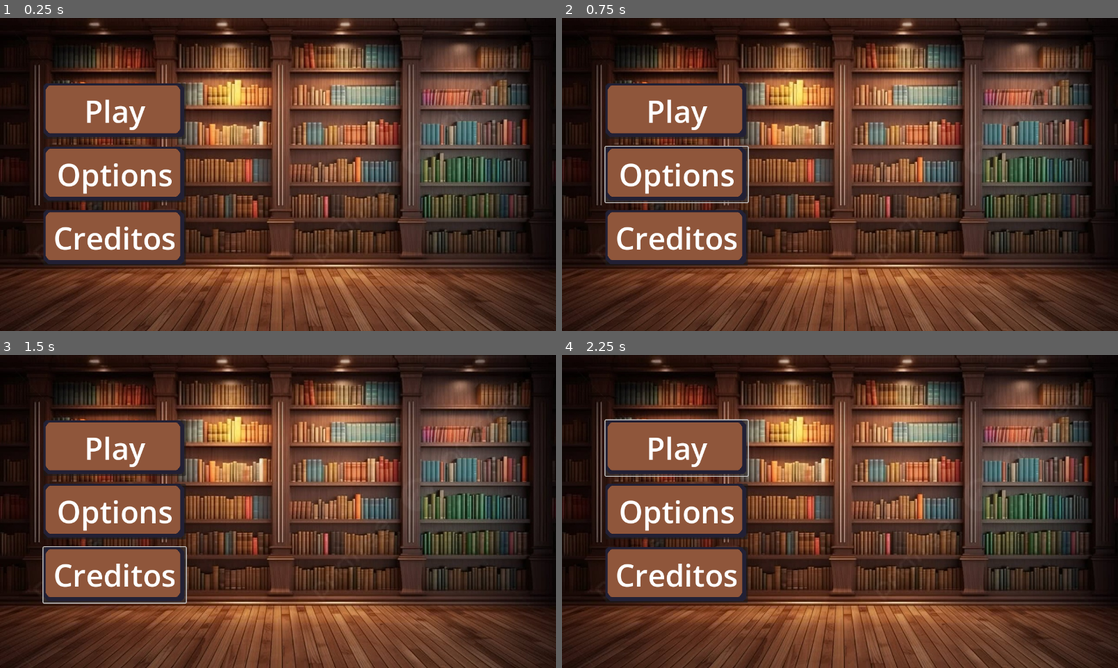
Above: before the commit, frames 1-4 (two rows, left to right).
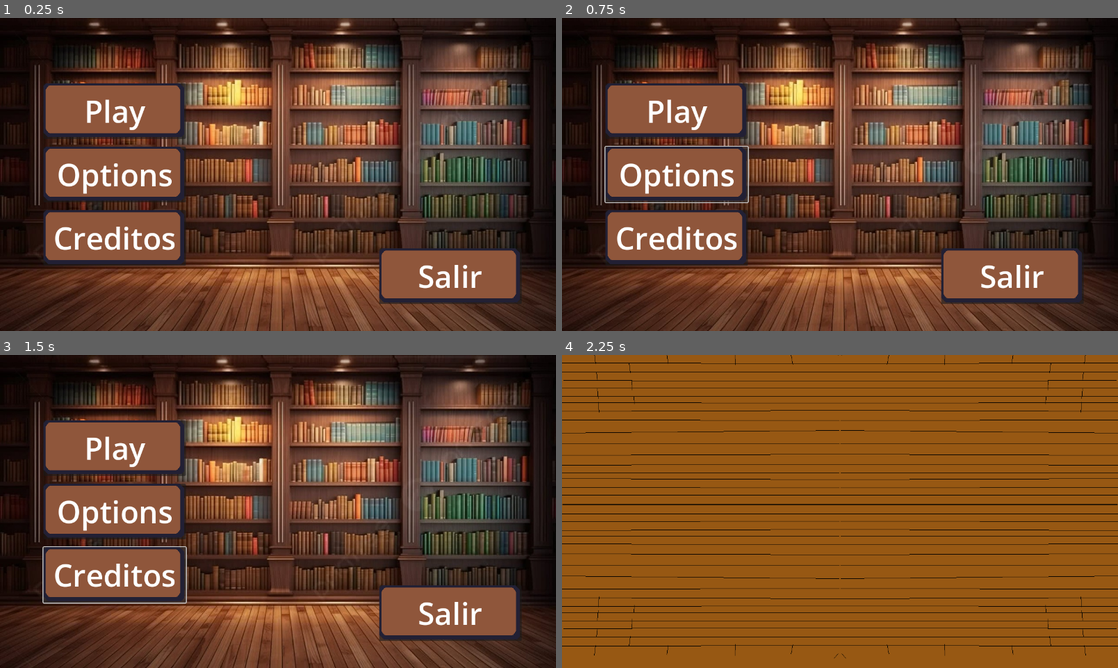
Above: after the commit, the same moments.

Repository: DnilsonAH/VolcanGameJam
Game: Godot game, scene res://Escenas/Menu/Menu.tscn
Two runs of this game, one before a commit and one after it. Both use one fixed random seed, a clock stepped at 60 frames per second and the inputs below.
Inputs:
- Up to frame 1 (0.25 s): no input
- Up to frame 2 (0.75 s): click "Options" at 0.5 s
- Up to frame 3 (1.5 s): click "Creditos" at 1.25 s
- Up to frame 4 (2.25 s): click "Play" at 2 s

The runs differ from the first frame. In frame 1, 3.8% of the frame differs, in the area x 68-94%, y 73-92%; in frame 2, 3.8%; in frame 3, 3.8%; in frame 4, 97%, in the area x 0-100%, y 0-100%.

Commit message:
Script del menu y nuevo boton de salir

Diff:
--- a/Escenas/Menu/Menu.tscn
+++ b/Escenas/Menu/Menu.tscn
@@ -1,6 +1,7 @@
-[gd_scene load_steps=3 format=3 uid="uid://cyxdq2bt4w2yi"]
+[gd_scene load_steps=4 format=3 uid="uid://cyxdq2bt4w2yi"]
 
 [ext_resource type="Texture2D" uid="uid://dc0gkjhb6sggt" path="res://Resources/Images/Fondos/Biblioteca-1280x720.jpeg" id="1_crth0"]
+[ext_resource type="Script" uid="uid://cf2d36hfpjmec" path="res://Escenas/Scripts/menu.gd" id="1_nwg6e"]
 [ext_resource type="Texture2D" uid="uid://ca1xvsvwjj2kj" path="res://Resources/Images/Buttons/BotonMenu.png" id="2_ookjv"]
 
 [node name="Menu" type="Control"]
@@ -11,6 +12,7 @@
 offset_bottom = -79.920044
 grow_horizontal = 2
 grow_vertical = 2
+script = ExtResource("1_nwg6e")
 
 [node name="TextureRect" type="TextureRect" parent="."]
 layout_mode = 0
@@ -19,7 +21,7 @@
 texture = ExtResource("1_crth0")
 stretch_mode = 5
 
-[node name="Button" type="Button" parent="."]
+[node name="Play" type="Button" parent="."]
 layout_mode = 1
 anchors_preset = 4
 anchor_top = 0.5
@@ -31,13 +33,13 @@
 grow_vertical = 2
 icon = ExtResource("2_ookjv")
 
-[node name="TextureRect" type="TextureRect" parent="Button"]
+[node name="TextureRect" type="TextureRect" parent="Play"]
 layout_mode = 0
 offset_right = 40.0
 offset_bottom = 40.0
 texture = ExtResource("2_ookjv")
 
-[node name="Label" type="Label" parent="Button"]
+[node name="Label" type="Label" parent="Play"]
 layout_mode = 1
 anchors_preset = 8
 anchor_left = 0.5
@@ -53,7 +55,7 @@
 theme_override_font_sizes/font_size = 70
 text = "Play"
 
-[node name="Button2" type="Button" parent="."]
+[node name="Options" type="Button" parent="."]
 layout_mode = 1
 anchors_preset = 4
 anchor_top = 0.5
@@ -65,13 +67,13 @@
 grow_vertical = 2
 icon = ExtResource("2_ookjv")
 
-[node name="TextureRect" type="TextureRect" parent="Button2"]
+[node name="TextureRect" type="TextureRect" parent="Options"]
 layout_mode = 0
 offset_right = 40.0
 offset_bottom = 40.0
 texture = ExtResource("2_ookjv")
 
-[node name="Label" type="Label" parent="Button2"]
+[node name="Label" type="Label" parent="Options"]
 layout_mode = 1
 anchors_preset = 8
 anchor_left = 0.5
@@ -87,7 +89,7 @@
 theme_override_font_sizes/font_size = 70
 text = "Options"
 
-[node name="Button3" type="Button" parent="."]
+[node name="Credits" type="Button" parent="."]
 layout_mode = 1
 anchors_preset = 4
 anchor_top = 0.5
@@ -99,13 +101,13 @@
 grow_vertical = 2
 icon = ExtResource("2_ookjv")
 
-[node name="TextureRect" type="TextureRect" parent="Button3"]
+[node name="TextureRect" type="TextureRect" parent="Credits"]
 layout_mode = 0
 offset_right = 40.0
 offset_bottom = 40.0
 texture = ExtResource("2_ookjv")
 
-[node name="Label" type="Label" parent="Button3"]
+[node name="Label" type="Label" parent="Credits"]
 layout_mode = 1
 anchors_preset = 8
 anchor_left = 0.5
@@ -120,3 +122,42 @@
 grow_vertical = 2
 theme_override_font_sizes/font_size = 70
 text = "Creditos"
+
+[node name="exit" type="Button" parent="."]
+layout_mode = 1
+anchors_preset = 4
+anchor_top = 0.5
+anchor_bottom = 0.5
+offset_left = 873.0
+offset_top = 170.0
+offset_right = 1201.0
+offset_bottom = 298.0
+grow_vertical = 2
+icon = ExtResource("2_ookjv")
+
+[node name="TextureRect" type="TextureRect" parent="exit"]
+layout_mode = 0
+offset_right = 40.0
+offset_bottom = 40.0
+texture = ExtResource("2_ookjv")
+
+[node name="Label" type="Label" parent="exit"]
+layout_mode = 1
+anchors_preset = 8
+anchor_left = 0.5
+anchor_top = 0.5
+anchor_right = 0.5
+anchor_bottom = 0.5
+offset_left = -75.0
+offset_top = -48.0
+offset_right = 73.0
+offset_bottom = 48.0
+grow_horizontal = 2
+grow_vertical = 2
+theme_override_font_sizes/font_size = 70
+text = "Salir"
+
+[connection signal="pressed" from="Play" to="." method="_on_play_pressed"]
+[connection signal="pressed" from="Options" to="." method="_on_options_pressed"]
+[connection signal="pressed" from="Credits" to="." method="_on_credits_pressed"]
+[connection signal="pressed" from="exit" to="." method="_on_exit_pressed"]
--- /dev/null
+++ b/Escenas/Scripts/menu.gd
@@ -0,0 +1,17 @@
+extends Control
+
+
+
+func _on_play_pressed() -> void:
+	get_tree().change_scene_to_file("res://Escenas/Game/Level 1.tscn")
+
+func _on_options_pressed() -> void:
+	pass # Replace with function body.
+
+
+func _on_credits_pressed() -> void:
+	pass # Replace with function body.
+
+
+func _on_exit_pressed() -> void:
+	get_tree().quit()
Not shown, added: Escenas/Scripts/menu.gd.uid
